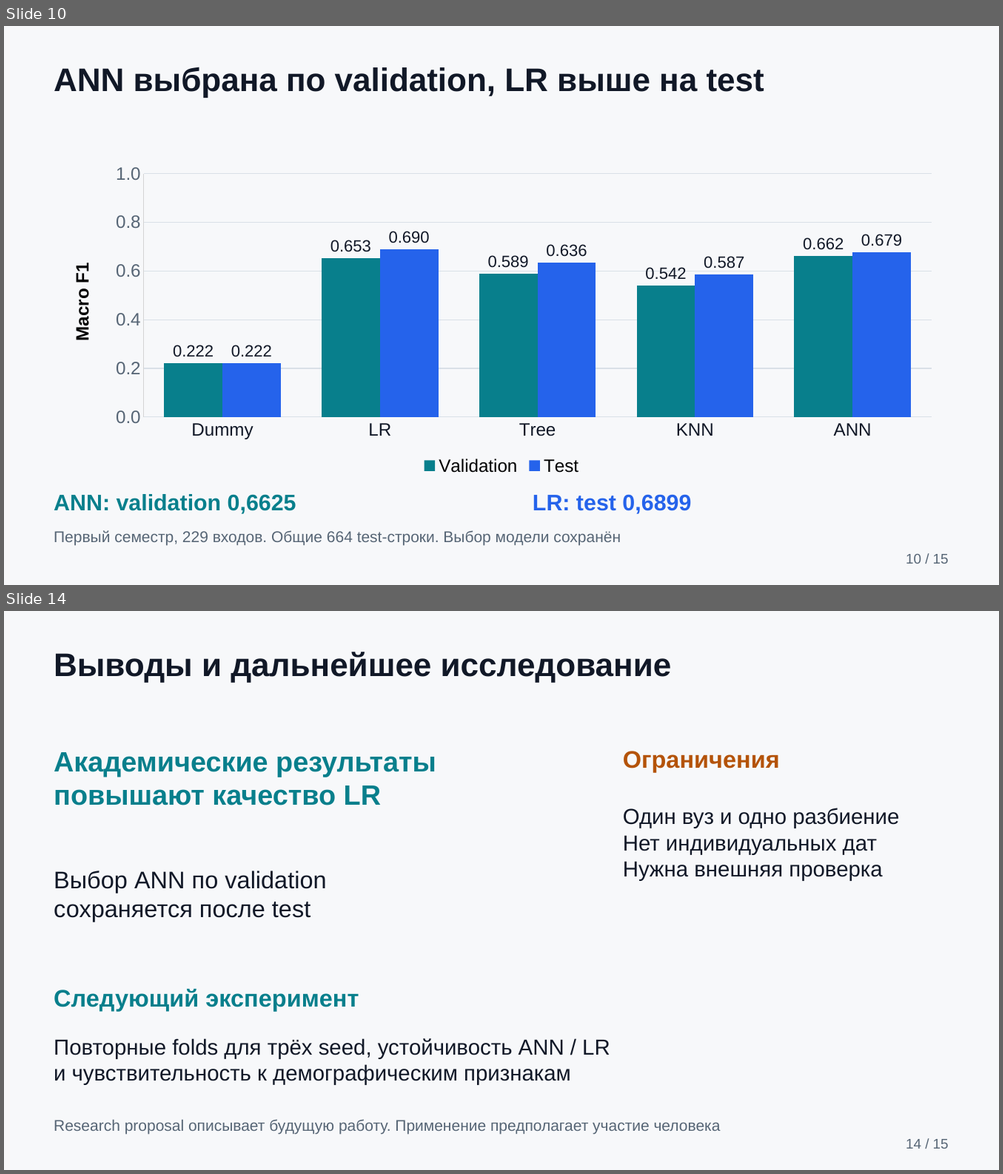
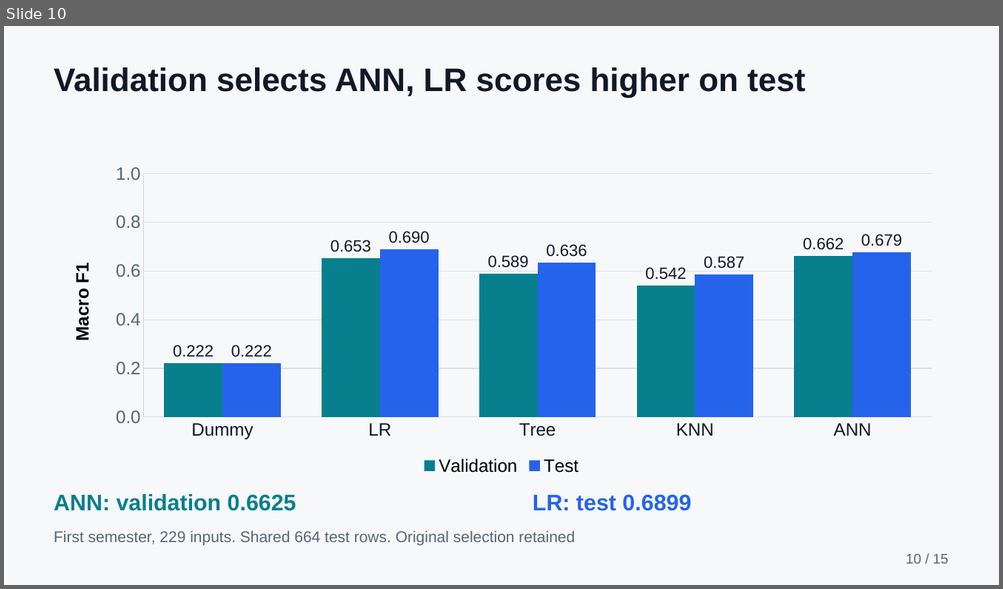
Before and after one commit to ansarchik17/machine_learning_final, a slide deck: output/presentation/student_outcomes_presentation.pptx. Shown one above the other, each under a label of ours: slides 10 and 14 before the commit, slide 10 after it; the slides between them are not shown. The pictures are 1003x1174 and 1003x589 pixels, drawn with LibreOffice and Linux fonts; fonts in the diff are those of the drawing. Boxes give left, top, right and bottom in pixels: in the first picture for what was removed or moved away, otherwise in the second. Text is boxed around its words. In the diff, an @@ line names an element or a change of style, - is before the commit and + after.

Commit message:
Translate report proposal and defense materials into English

```diff
--- a/output/presentation/student_outcomes_presentation.pptx
+++ b/output/presentation/student_outcomes_presentation.pptx
@@ slide 14 removed at bbox=[4, 611, 999, 1170], background #F7F8FA @@
@@ text removed at bbox=[54, 652, 671, 682] @@
-Выводы и дальнейшее исследование
@@ text removed at bbox=[54, 752, 436, 806] @@
-Академические результаты
-повышают качество LR
@@ text removed at bbox=[623, 751, 780, 772] @@
-Ограничения
@@ text removed at bbox=[623, 808, 899, 881] @@
-Один вуз и одно разбиение
-Нет индивидуальных дат
-Нужна внешняя проверка
@@ text removed at bbox=[54, 871, 326, 923] @@
-Выбор ANN по validation
-сохраняется после test
@@ text removed at bbox=[54, 989, 358, 1011] @@
-Следующий эксперимент
@@ text removed at bbox=[54, 1039, 610, 1085] @@
-Повторные folds для трёх seed, устойчивость ANN / LR
-и чувствительность к демографическим признакам
@@ text removed at bbox=[54, 1119, 720, 1134] @@
-Research proposal описывает будущую работу. Применение предполагает участие человека
@@ text removed at bbox=[905, 1139, 948, 1149] @@
-14 / 15
@@ slide 10 changed as well @@
@@ text at bbox=[54, 67, 805, 97]: text changed @@
-ANN выбрана по validation, LR выше на test
+Validation selects ANN, LR scores higher on test
@@ text at bbox=[54, 494, 296, 511]: text changed @@
-ANN: validation 0,6625
+ANN: validation 0.6625
@@ text at bbox=[532, 494, 691, 511]: text changed @@
-LR: test 0,6899
+LR: test 0.6899
@@ text at bbox=[54, 531, 575, 545]: text changed @@
-Первый семестр, 229 входов. Общие 664 test-строки. Выбор модели сохранён
+First semester, 229 inputs. Shared 664 test rows. Original selection retained
```
Also in this commit, not shown: 13 other slides changed, 1 slide added, 21 other files.
